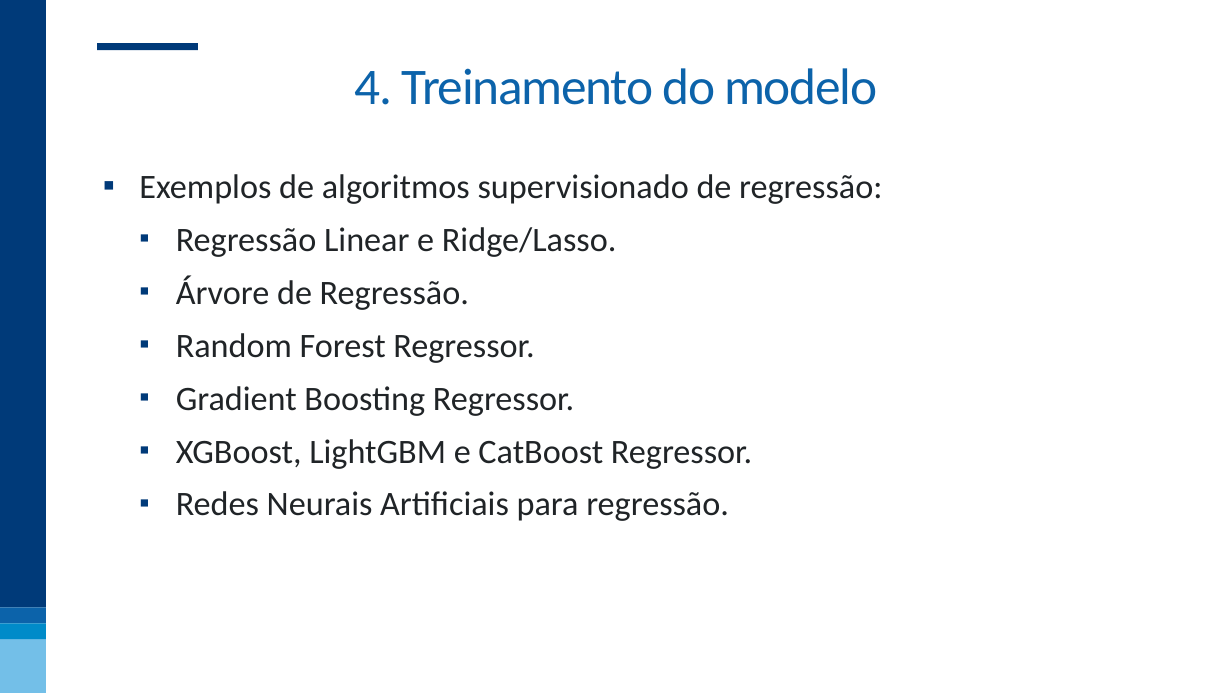
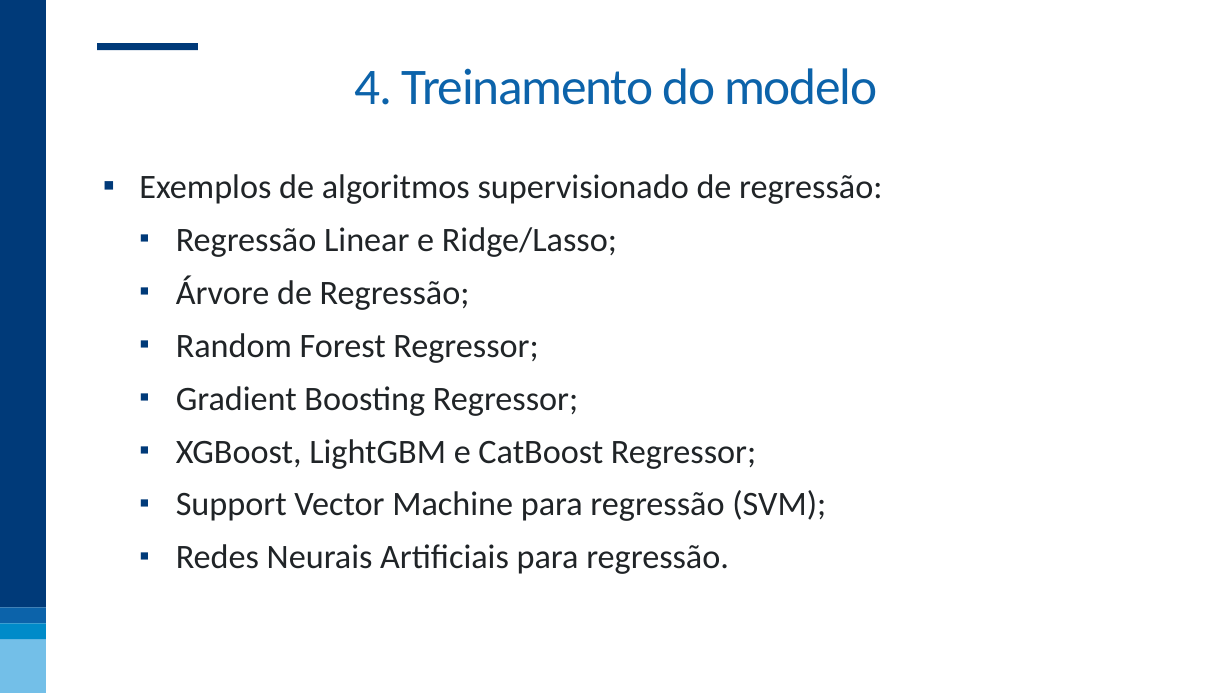
Before and after one commit to nogueira-cavalcante/fgv, a slide deck: slide 55 of MLOps e Versionamento/apresentações/MLOps e Versionamento.pptx. Drawn at 1232x693 pixels with LibreOffice and Linux fonts; fonts in the diff are those of the drawing; background and template pictures are left out. Boxes give left, top, right and bottom in pixels: in the first picture for what was removed or moved away, otherwise in the second. Text is boxed around its words. In the diff, an @@ line names an element or a change of style, - is before the commit and + after.

```diff
--- a/MLOps e Versionamento/apresentações/MLOps e Versionamento.pptx
+++ b/MLOps e Versionamento/apresentações/MLOps e Versionamento.pptx
@@ text at [176, 227, 826, 521]: text changed @@
-  ▪ Regressão Linear e Ridge/Lasso.
-  ▪ Árvore de Regressão.
-  ▪ Random Forest Regressor.
-  ▪ Gradient Boosting Regressor.
-  ▪ XGBoost, LightGBM e CatBoost Regressor.
+  ▪ Regressão Linear e Ridge/Lasso;
+  ▪ Árvore de Regressão;
+  ▪ Random Forest Regressor;
+  ▪ Gradient Boosting Regressor;
+  ▪ XGBoost, LightGBM e CatBoost Regressor;
+  ▪ Support Vector Machine para regressão (SVM);
```
Also in this commit, not shown: 13 other slides changed.
